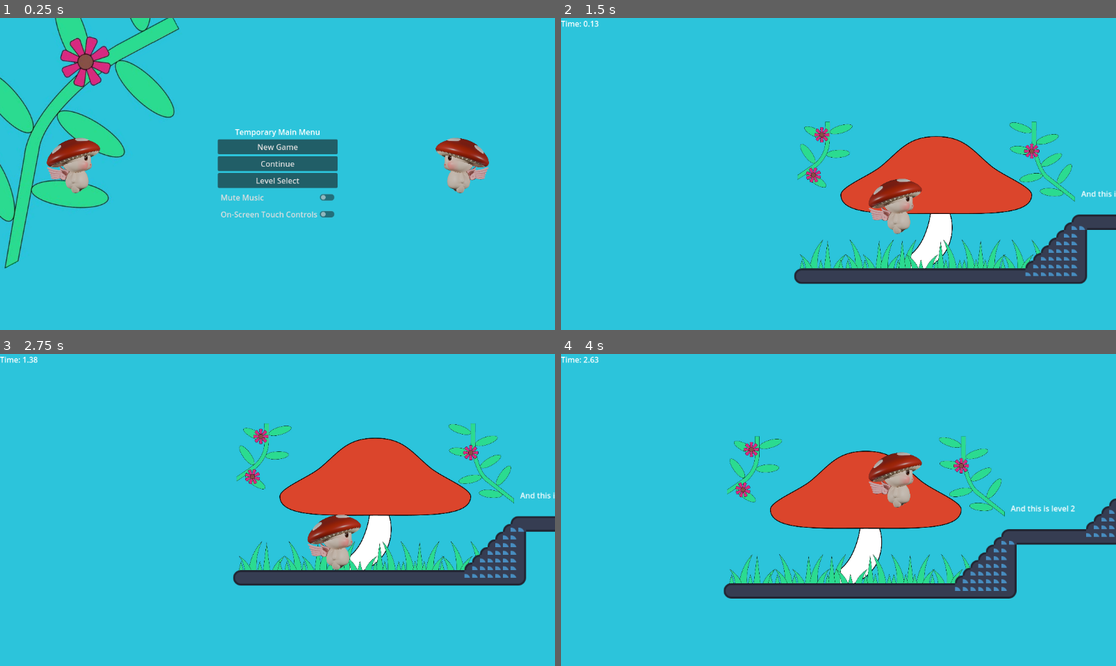
Above: before the commit, frames 1-4 (two rows, left to right).
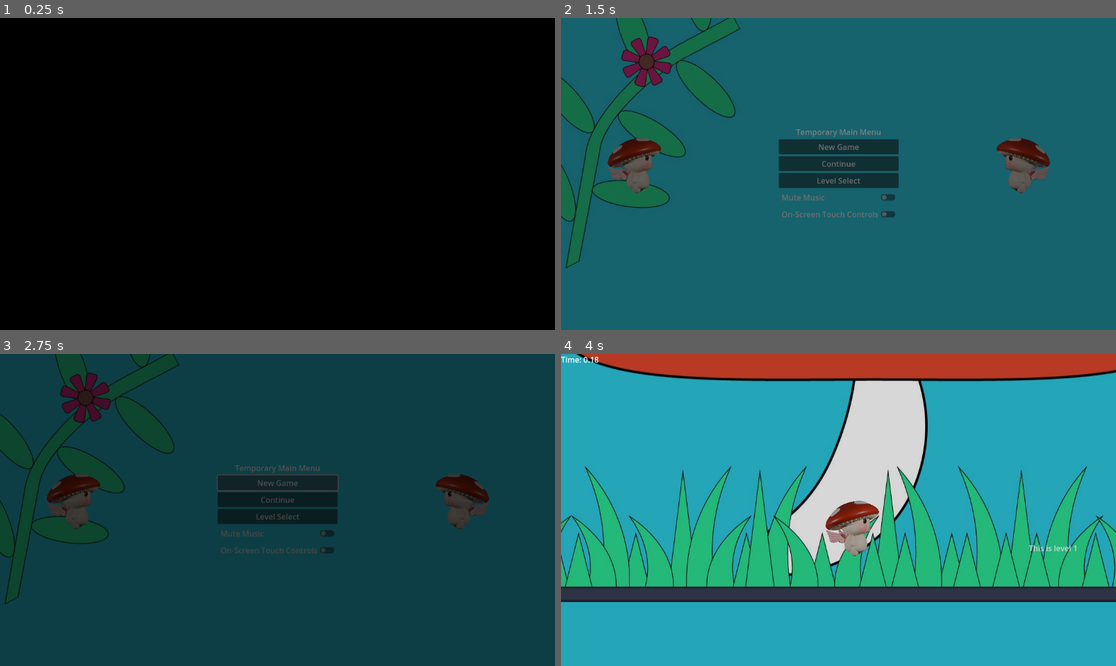
Above: after the commit, the same moments.

Repository: dustngroh/CapstoneProject
Game: Godot game, scene res://scenes/main/Game.tscn
Same seed, same stepped clock (60 frames per second), same inputs: the game is played once before the commit and once after it. Before the commit the project starts from res://scenes/main/MainMenu.tscn. The engine's default icon, where the game draws it, is replaced by a stand-in: a white triangle on a blue panel in a dark square.
Inputs (mouse positions are in pixels of both pictures, inside the frame that each line leads up to):
- Up to frame 1 (0.25 s): no input
- Up to frame 2 (1.5 s): click (838, 180) at 0.5 s, where only the run before the commit has a clickable "Level Select"; click (755, 139) at 1.27 s
- Up to frame 3 (2.75 s): click (277, 481) at 2 s, where only the run after the commit has a clickable "New Game"
- Up to frame 4 (4 s): click (838, 481) at 2.75 s, where only the run after the commit has a clickable "New Game"; hold Right (walk_right) from 3.53 s (still down); tap Space (jump) at 3.77 s

The runs differ from the first frame. In frame 1, 100% of the frame differs, in the area x 0-100%, y 0-100%; in frame 2, 100%; in frame 3, 100%; in frame 4, 98%.

Commit message:
Setup main Game scene.

Diff:
--- a/run-game/project.godot
+++ b/run-game/project.godot
@@ -11,7 +11,7 @@
 [application]
 
 config/name="Run Game"
-run/main_scene="res://scenes/main/MainMenu.tscn"
+run/main_scene="res://scenes/main/Game.tscn"
 config/features=PackedStringArray("4.3", "Forward Plus")
 config/icon="res://assets/icon.svg"
 
--- a/run-game/scenes/common/level_select/level_select_background.gd
+++ b/run-game/scenes/common/level_select/level_select_background.gd
@@ -26,27 +26,34 @@
 
 
 func _on_main_menu_button_pressed() -> void:
-	get_tree().change_scene_to_file("res://scenes/main/MainMenu.tscn")
+	var game = get_tree().root.get_node_or_null("Game")
+	if game:
+		game.load_level("res://scenes/main/MainMenu.tscn")
+	else:
+		print("Error: Game node not found!")
 
 
+func _on_level_button_pressed(level_path: String) -> void:
+	MusicManager.play_music("res://assets/audio/music/Guifrog - Frog Punch.mp3")
+
+	var game = get_tree().root.get_node_or_null("Game")
+	if game:
+		game.load_level(level_path)
+	else:
+		print("Error: Game node not found!")
+
+# --- Functions for level button presses ---
 func _on_level_1_button_pressed() -> void:
-	MusicManager.play_music("res://assets/audio/music/Guifrog - Frog Punch.mp3")
-	get_tree().change_scene_to_file("res://scenes/levels/main_levels/level_1.tscn")
-
+	_on_level_button_pressed("res://scenes/levels/main_levels/level_1.tscn")
 
 func _on_level_2_button_pressed() -> void:
-	MusicManager.play_music("res://assets/audio/music/Guifrog - Frog Punch.mp3")
-	get_tree().change_scene_to_file("res://scenes/levels/main_levels/level_2.tscn")
-
+	_on_level_button_pressed("res://scenes/levels/main_levels/level_2.tscn")
 
 func _on_level_3_button_pressed() -> void:
-	MusicManager.play_music("res://assets/audio/music/Guifrog - Frog Punch.mp3")
-	get_tree().change_scene_to_file("res://scenes/levels/main_levels/level_3.tscn")
-
+	_on_level_button_pressed("res://scenes/levels/main_levels/level_3.tscn")
 
 func _on_level_4_button_pressed() -> void:
-	MusicManager.play_music("res://assets/audio/music/Lite Saturation - Calm.mp3")
-	get_tree().change_scene_to_file("res://scenes/levels/main_levels/level_4.tscn")
+	_on_level_button_pressed("res://scenes/levels/main_levels/level_4.tscn")
 
 
 func _on_bottom_world_border_body_entered(body: Node2D) -> void:
--- a/run-game/scenes/common/results_screen.gd
+++ b/run-game/scenes/common/results_screen.gd
@@ -18,9 +18,15 @@
 func _on_next_level_button_pressed() -> void:
 	if next_level == "res://scenes/levels/main_levels/level_4.tscn":
 		MusicManager.play_music("res://assets/audio/music/Lite Saturation - Calm.mp3")
-	get_tree().change_scene_to_file(next_level)
+	#get_tree().change_scene_to_file(next_level)
+	var game = get_tree().root.get_node("Game")
+	if game:
+		game.load_level(next_level)
 
 
 func _on_main_menu_button_pressed() -> void:
 	MusicManager.play_music("res://assets/audio/music/Lite Saturation - Calm.mp3")
-	get_tree().change_scene_to_file("res://scenes/main/MainMenu.tscn")
+	var game = get_tree().root.get_node("Game")
+	if game:
+		game.load_level("res://scenes/main/MainMenu.tscn")
+	#get_tree().change_scene_to_file("res://scenes/main/MainMenu.tscn")
--- a/run-game/scenes/levels/main_levels/level_3.tscn
+++ b/run-game/scenes/levels/main_levels/level_3.tscn
@@ -20,7 +20,7 @@
 position = Vector2(836, 947)
 
 [node name="TileMapLayer" type="TileMapLayer" parent="." index="5"]
-tile_map_data = PackedByteArray("AACb/zsAAAADAAAAAACc/zsAAAA …(2472 unchanged characters)… wAEYAAAADAAAAAAAxAEYAAAADAAAAAAAyAEYAAAADAAAAAAAzAEYAAAADAAAAAAAzAEUAAAADAAAAAAA0AEUAAAADAAAAAAA1AEU …(3007 unchanged characters)…
+tile_map_data = PackedByteArray("AACb/zsAAAADAAAAAACc/zsAAAA …(2472 unchanged characters)… wAEYAAAADAAAAAAAxAEYAAAADAAAAAAAyAEYAAAAGAAEAAAAzAEYAAAAGAAEAAAAzAEUAAAADAAAAAAA0AEUAAAADAAAAAAA1AEU …(3007 unchanged characters)…
 tile_set = ExtResource("2_ulylh")
 
 [node name="Label" type="Label" parent="." index="6"]
--- a/run-game/scenes/main/Game.tscn
+++ b/run-game/scenes/main/Game.tscn
@@ -1,17 +1,21 @@
 [gd_scene load_steps=3 format=3 uid="uid://bokip4qxhqxtg"]
 
-[ext_resource type="Script" path="res://scenes/main/node.gd" id="1_k5xq4"]
+[ext_resource type="Script" path="res://scenes/main/game.gd" id="1_k5xq4"]
 [ext_resource type="Script" path="res://scenes/common/fade_layer.gd" id="2_28yit"]
 
-[node name="Node" type="Node"]
+[node name="Game" type="Node" groups=["Game"]]
 script = ExtResource("1_k5xq4")
-
-[node name="LevelContainer" type="Node" parent="."]
 
 [node name="FadeLayer" type="CanvasLayer" parent="."]
 script = ExtResource("2_28yit")
 
 [node name="ColorRect" type="ColorRect" parent="FadeLayer"]
-offset_right = 1150.0
-offset_bottom = 645.0
+anchors_preset = 15
+anchor_right = 1.0
+anchor_bottom = 1.0
+grow_horizontal = 2
+grow_vertical = 2
+mouse_filter = 2
 color = Color(0, 0, 0, 1)
+
+[node name="LevelContainer" type="Node" parent="."]
--- a/run-game/scenes/main/node.gd
+++ b/run-game/scenes/main/game.gd
@@ -3,7 +3,7 @@
 var current_level = null
 
 func _ready():
-	load_level('res://scenes/levels/test_levels/tile_map_layer.tscn')
+	load_level('res://scenes/main/MainMenu.tscn') # Load Main Menu on start
 
 func load_level(level_path: String):
 	await $FadeLayer.fade_in(1.0)  # Fade to black
@@ -15,14 +15,5 @@
 	$LevelContainer.add_child(new_level)
 	current_level = new_level
 
-	# Find and connect the WinZone signal
-	var win_zone = new_level.get_node_or_null("WinZone")  # Make sure WinZone is named correctly
-	if win_zone:
-		win_zone.win.connect(_on_level_completed)  # Connect the signal
-
 	await get_tree().process_frame  # Ensures the new level is fully loaded
 	await $FadeLayer.fade_out(1.0)  # Fade back in
-
-func _on_level_completed():
-	print("Player reached the win zone!")
-	load_level("res://scenes/levels/test_levels/test_level.tscn")  # Change this dynamically later
--- a/run-game/scenes/main/main_menu.gd
+++ b/run-game/scenes/main/main_menu.gd
@@ -21,7 +21,9 @@
 
 func _on_new_game_button_pressed() -> void:
 	MusicManager.play_music("res://assets/audio/music/Guifrog - Frog Punch.mp3")
-	get_tree().change_scene_to_file("res://scenes/levels/main_levels/level_1.tscn")
+	var game = get_tree().root.get_node("Game")  # Get the persistent Game scene
+	if game:
+		game.load_level("res://scenes/levels/main_levels/level_1.tscn")
 
 
 func _on_continue_button_pressed() -> void:
@@ -29,7 +31,9 @@
 
 
 func _on_level_select_button_pressed() -> void:
-	get_tree().change_scene_to_file("res://scenes/common/level_select/level_select.tscn")
+	var game = get_tree().root.get_node("Game")  # Get the persistent Game scene
+	if game:
+		game.load_level("res://scenes/common/level_select/level_select.tscn")
 
 
 func _on_mute_button_toggled(toggled_on: bool) -> void:
Not shown, changed: docs/index.html
Not shown, changed: docs/index.pck
